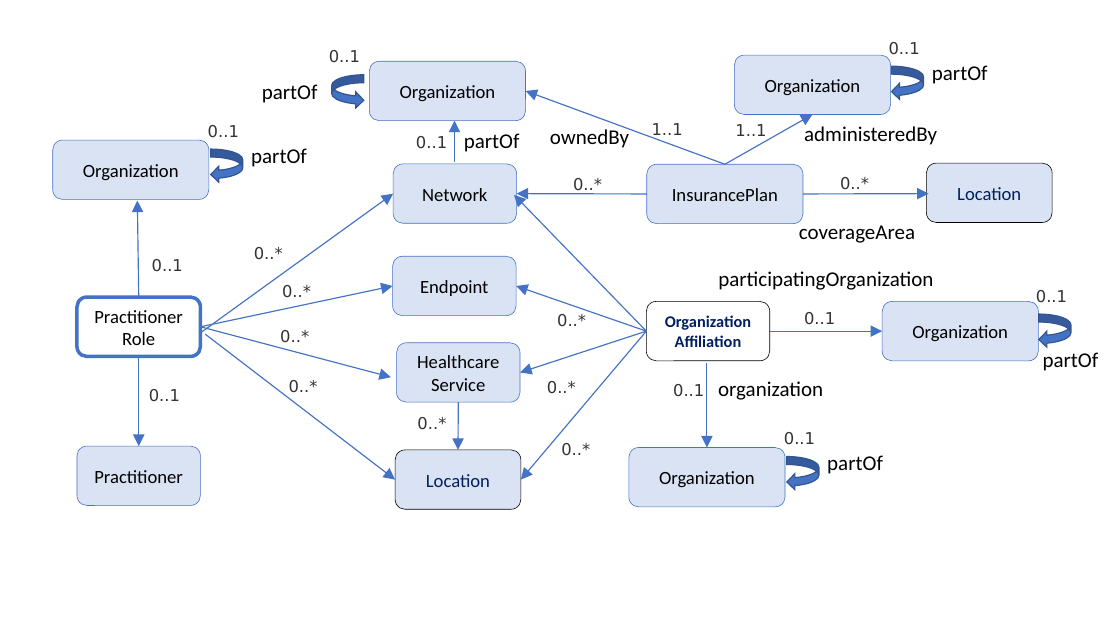
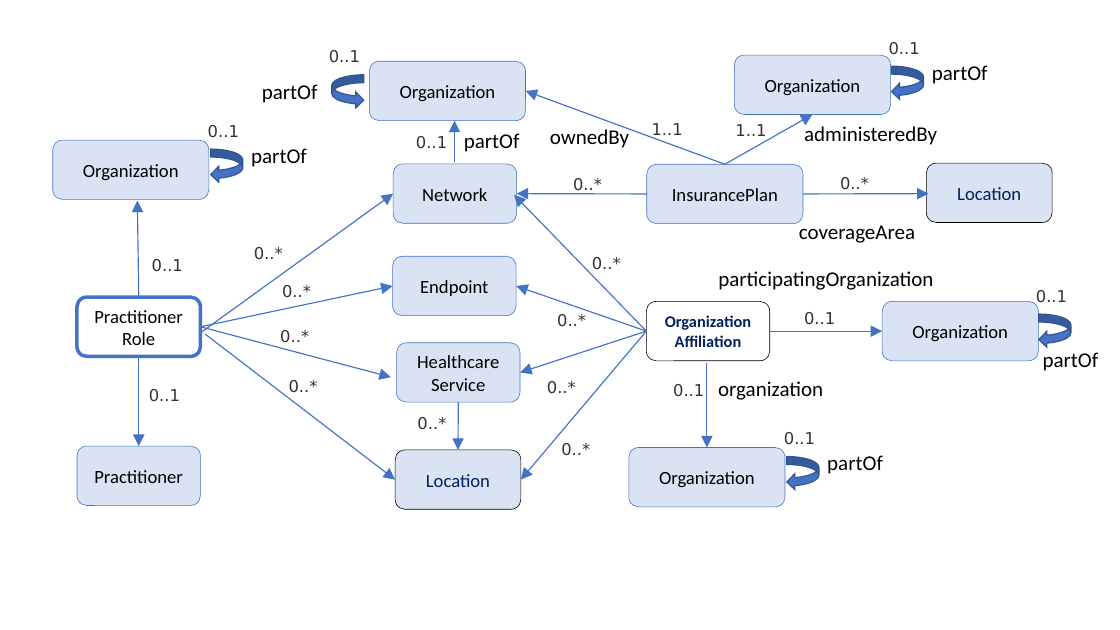
Before and after one commit to HL7/davinci-pdex-plan-net, a slide deck: slide 1 of fsh/ig-data/input/images/Figures.pptx. Drawn at 1120x630 pixels with LibreOffice and Linux fonts; fonts in the diff are those of the drawing. Boxes give left, top, right and bottom in pixels: in the first picture for what was removed or moved away, otherwise in the second. Text is boxed around its words. In the diff, an @@ line names an element or a change of style, - is before the commit and + after.

```diff
--- a/fsh/ig-data/input/images/Figures.pptx
+++ b/fsh/ig-data/input/images/Figures.pptx
@@ text added at box(592, 257, 621, 269), 14 pt, text #333333 @@
+0..*
```
Also in this commit, not shown: 1 other slide changed, 2 slides added, 13 other files.
